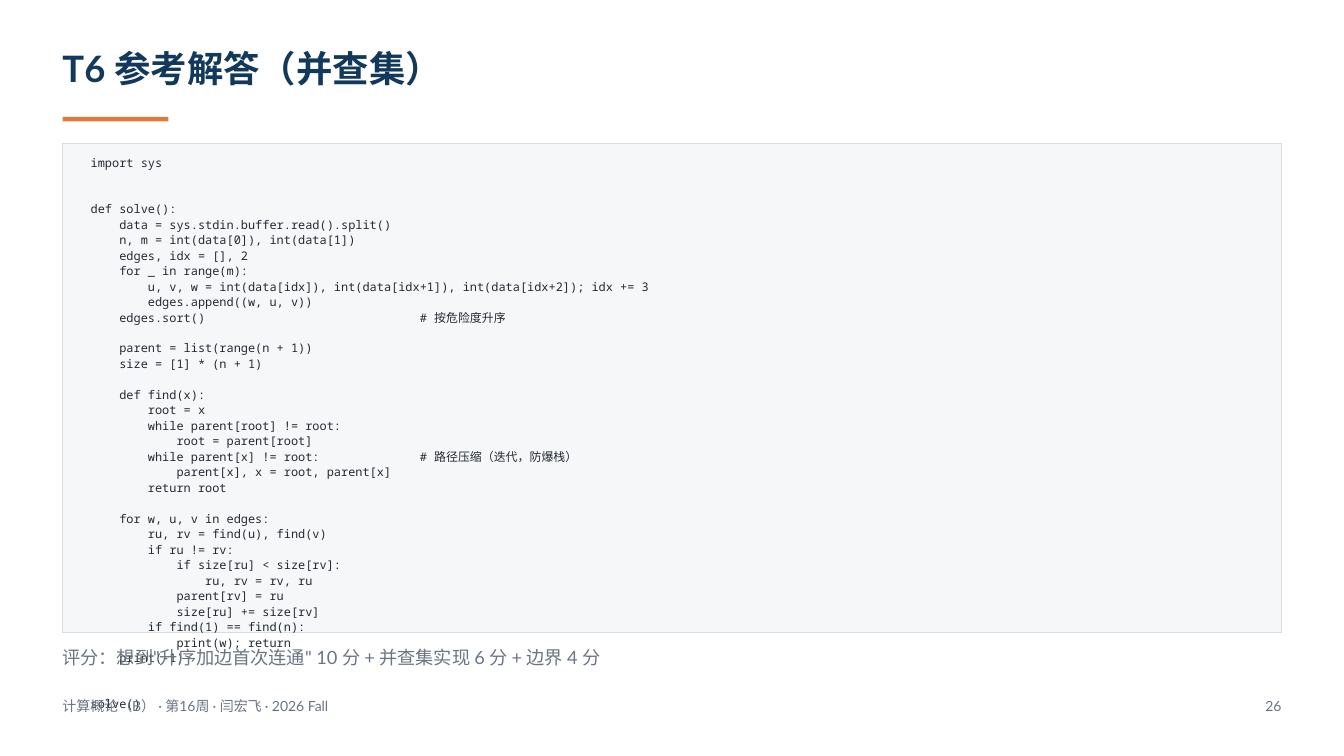
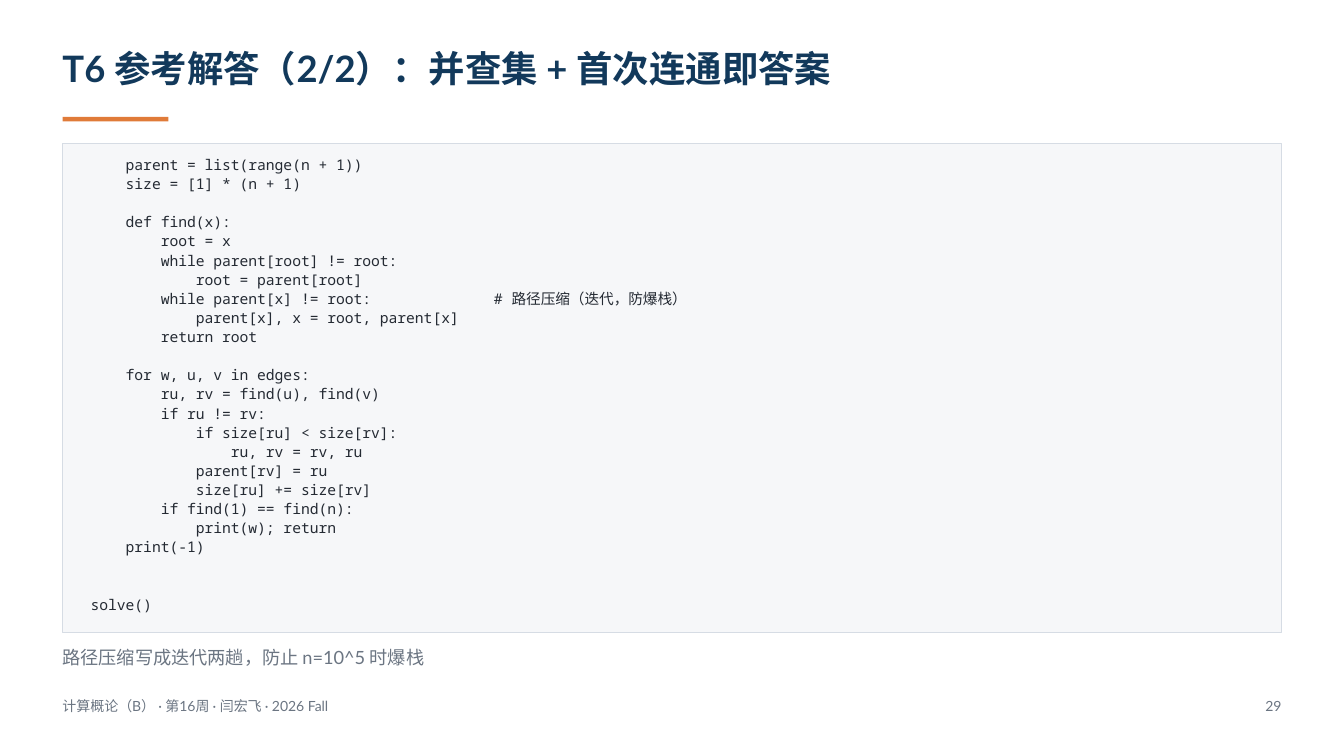
Before and after one commit to GMyhf/2026fall-cs101, a slide deck: slide 29 of courseware/202612_ADS_W16_Review_Final_Machine_Exam.pptx (slide 26 before the commit). Drawn at 1344x756 pixels with LibreOffice and Linux fonts; fonts in the diff are those of the drawing. Boxes give left, top, right and bottom in pixels: in the first picture for what was removed or moved away, otherwise in the second. Text is boxed around its words. In the diff, an @@ line names an element or a change of style, - is before the commit and + after.

```diff
--- a/courseware/202612_ADS_W16_Review_Final_Machine_Exam.pptx
+++ b/courseware/202612_ADS_W16_Review_Final_Machine_Exam.pptx
@@ text at (x1=62, y1=51, x2=831, y2=86): text changed @@
-T6 参考解答（并查集）
+T6 参考解答（2/2）：并查集 + 首次连通即答案
@@ text at (x1=91, y1=158, x2=649, y2=325): paragraphs removed @@
-import sys
-def solve():
-data = sys.stdin.buffer.read().split()
-n, m = int(data[0]), int(data[1])
-edges, idx = [], 2
-for _ in range(m):
-u, v, w = int(data[idx]), int(data[idx+1]), int(data[idx+2]); idx += 3
-edges.append((w, u, v))
-edges.sort() # 按危险度升序
@@ text "parent = list(range(n + 1))" at (x1=91, y1=159, x2=687, y2=613): size 8.5 to 10.5 pt; line spacing 11.1pt to 13.7pt @@
@@ text at (x1=62, y1=648, x2=425, y2=666): text changed @@
-评分：想到"升序加边首次连通" 10 分 + 并查集实现 6 分 + 边界 4 分
+路径压缩写成迭代两趟，防止 n=10^5 时爆栈
@@ text at (x1=1265, y1=701, x2=1281, y2=711): text changed @@
-26
+29
```
Also in this commit, not shown: 15 other slides changed, 3 slides added, 23 other files.
